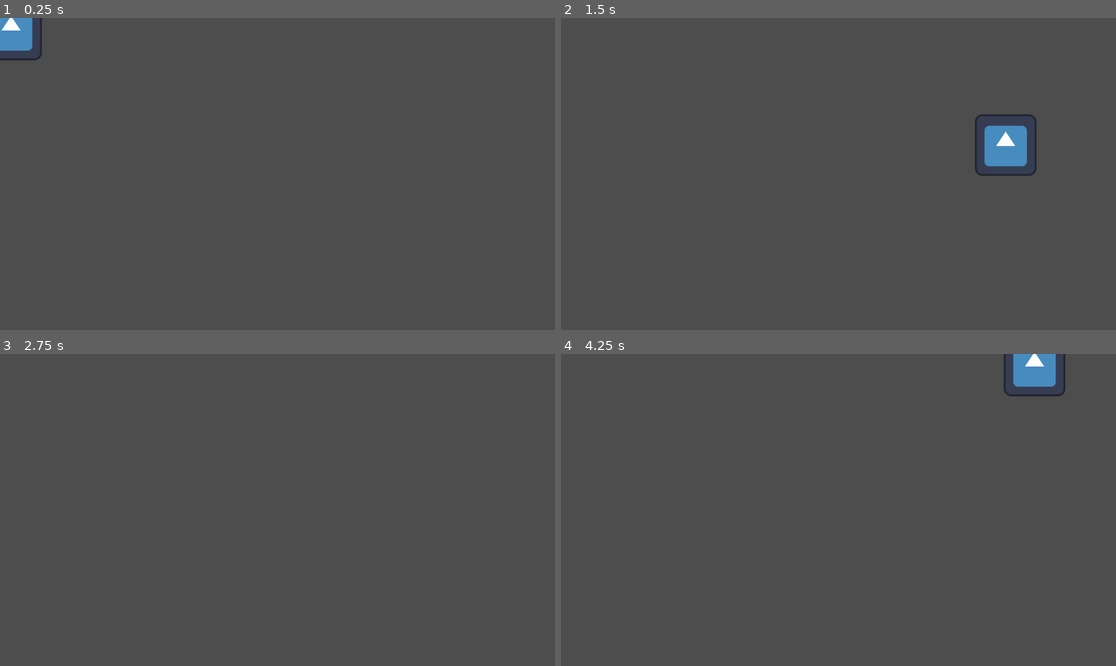
Above: before the commit, frames 1-4 (two rows, left to right).
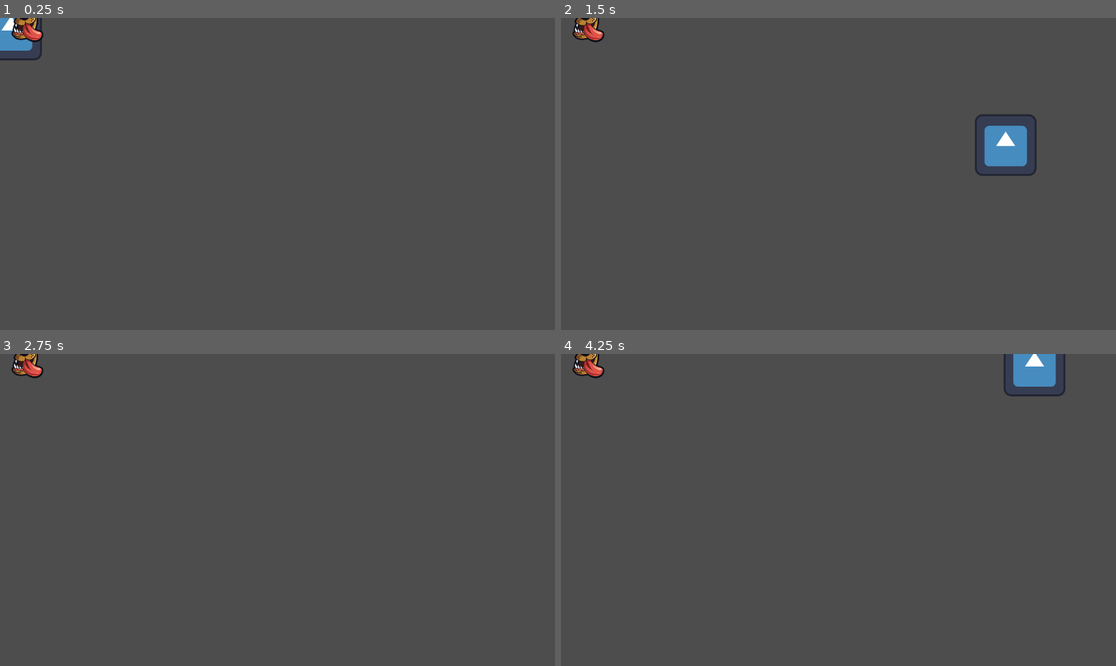
Above: after the commit, the same moments.

Repository: davnotdev/David-Performance-Task
Game: Godot game, scene res://world.tscn
The game is run twice, just before and just after one commit, with the same random seed, the same clock (stepped at 60 frames per second) and the same inputs. The engine's default icon, where the game draws it, is replaced by a stand-in: a white triangle on a blue panel in a dark square.
Inputs:
- Up to frame 1 (0.25 s): no input
- Up to frame 2 (1.5 s): tap Enter at 0.5 s; hold Right (move_right) 0.53-1.28 s; hold Down (move_down) from 1.28 s (still down)
- Up to frame 3 (2.75 s): release Down (move_down) at 2.03 s; hold Right (move_right) from 2.03 s (still down)
- Up to frame 4 (4.25 s): tap Space at 2.75 s; release Right (move_right) at 2.78 s; hold Up (move_up) 2.78-3.53 s; tap Enter at 3.5 s; hold Left (move_left) from 3.53 s (still down)

The runs differ from the first frame. In frame 1, 0.4% of the frame differs, in the area x 2-8%, y 0-8%; in frame 2, 0.3%; in frame 3, 0.3%; in frame 4, 0.3%.

Commit message:
Enemy Scene completed

Diff:
--- /dev/null
+++ b/enemy.tscn
@@ -0,0 +1,18 @@
+[gd_scene load_steps=3 format=3 uid="uid://d3n4t8i6s0ajs"]
+
+[ext_resource type="Texture2D" uid="uid://clwpo83yorvtm" path="res://enemy.png" id="1_g16kr"]
+
+[sub_resource type="CapsuleShape2D" id="CapsuleShape2D_rwqta"]
+radius = 29.0
+height = 98.0
+
+[node name="Enemy" type="RigidBody2D"]
+gravity_scale = 0.0
+
+[node name="Sprite2D" type="Sprite2D" parent="."]
+scale = Vector2(0.3, 0.3)
+texture = ExtResource("1_g16kr")
+
+[node name="CollisionShape2D" type="CollisionShape2D" parent="."]
+position = Vector2(8, 2)
+shape = SubResource("CapsuleShape2D_rwqta")
--- a/world.tscn
+++ b/world.tscn
@@ -1,8 +1,12 @@
-[gd_scene load_steps=2 format=3 uid="uid://dc3dhhjce6pyg"]
+[gd_scene load_steps=3 format=3 uid="uid://dc3dhhjce6pyg"]
 
 [ext_resource type="PackedScene" uid="uid://dn8rjmi45rl10" path="res://player.tscn" id="1_quq2m"]
+[ext_resource type="PackedScene" uid="uid://d3n4t8i6s0ajs" path="res://enemy.tscn" id="2_24ah7"]
 
 [node name="World" type="Node2D"]
 
 [node name="Player" parent="." instance=ExtResource("1_quq2m")]
 position = Vector2(23, 24)
+
+[node name="Enemy" parent="." instance=ExtResource("2_24ah7")]
+position = Vector2(45.2745, -9.13126)
